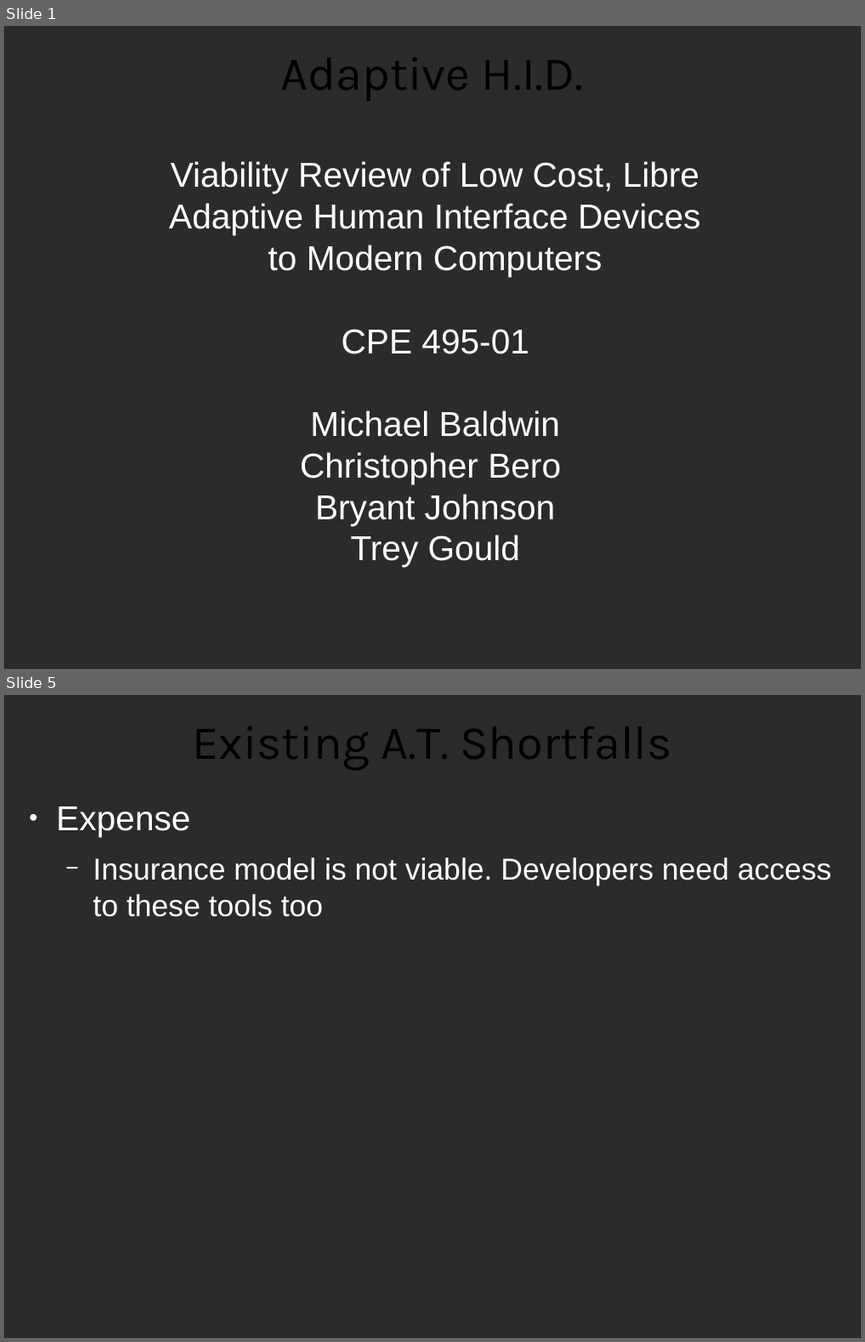
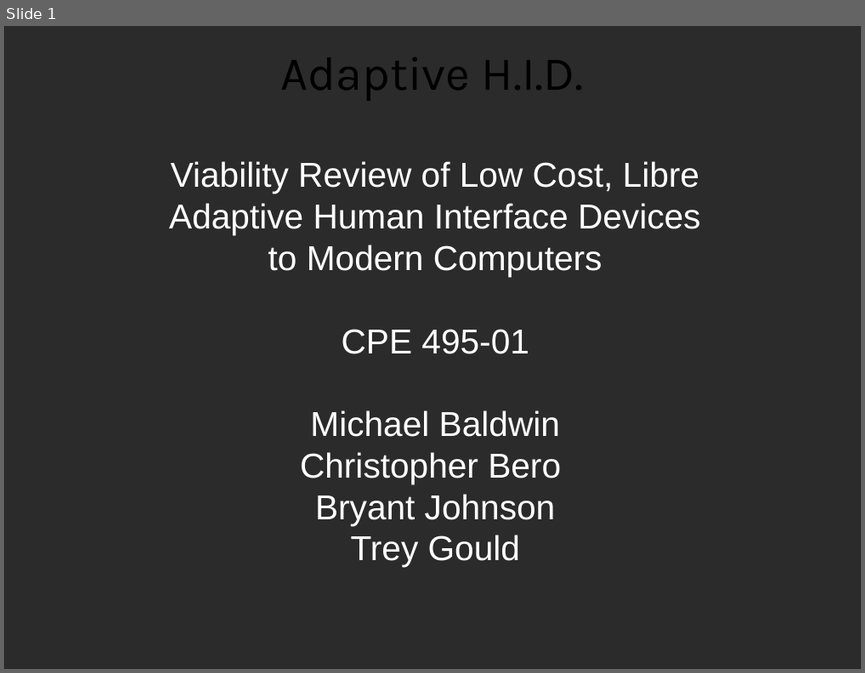
Before and after one commit to ctag/cpe495, a slide deck: projectProposal/presentation_bero.odp. Shown one above the other, each under a label of ours: slides 1 and 5 before the commit, slide 1 after it; the slides between them are not shown. The pictures are 865x1342 and 865x673 pixels, drawn with LibreOffice and Linux fonts; fonts in the diff are those of the drawing; background and template pictures are left out; a plain dark background stands for a picture behind light text. Boxes give left, top, right and bottom in pixels: in the first picture for what was removed or moved away, otherwise in the second. Text is boxed around its words. In the diff, an @@ line names an element or a change of style, - is before the commit and + after.

```diff
--- a/projectProposal/presentation_bero.odp
+++ b/projectProposal/presentation_bero.odp
@@ slide 5 removed at bbox=[4, 695, 861, 1338], background picture (left out) @@
@@ title removed at bbox=[192, 726, 672, 770] @@
-Existing A.T. Shortfalls
@@ text removed at bbox=[56, 806, 832, 917] @@
-● Expense
-  − Insurance model is not viable. Developers need access to these tools too
```
Also in this commit, not shown: 5 slides changed, 15 slides added, 11 other slides removed, 15 other files.
